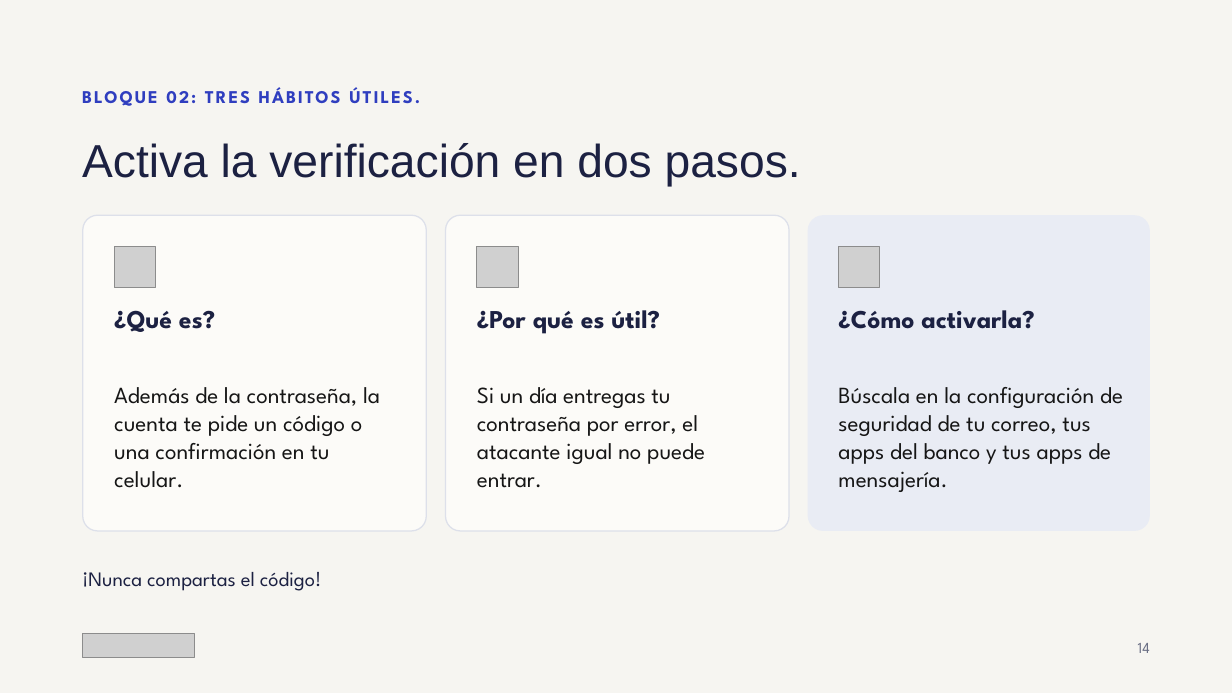
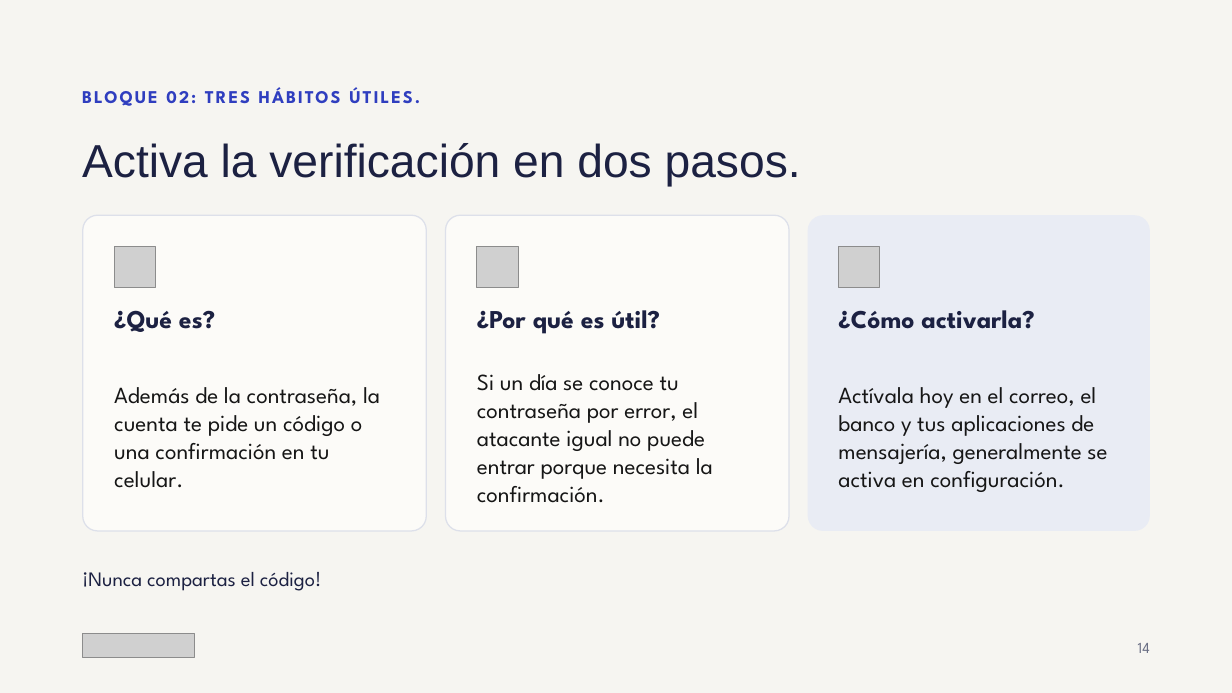
Before and after one commit to pralogy/claudecloudetemasgenerales, a slide deck: slide 14 of Ciberseguridad_sin_ansiedad.pptx. Drawn at 1232x693 pixels with LibreOffice and Linux fonts; fonts in the diff are those of the drawing; grey boxes stand for pictures. Boxes give left, top, right and bottom in pixels: in the first picture for what was removed or moved away, otherwise in the second. Text is boxed around its words. In the diff, an @@ line names an element or a change of style, - is before the commit and + after.

```diff
--- a/Ciberseguridad_sin_ansiedad.pptx
+++ b/Ciberseguridad_sin_ansiedad.pptx
@@ text at (477, 374, 713, 503): text changed @@
-Si un día entregas tu contraseña por error, el atacante igual no puede entrar.
+Si un día se conoce tu contraseña por error, el atacante igual no puede entrar porque necesita la confirmación.
@@ text at (838, 387, 1107, 492): text changed @@
-Búscala en la configuración de seguridad de tu correo, tus apps del banco y tus apps de mensajería.
+Actívala hoy en el correo, el banco y tus aplicaciones de mensajería, generalmente se activa en configuración.
```
Also in this commit, not shown: 6 other slides changed, 5 slides added, 1 slide removed.
